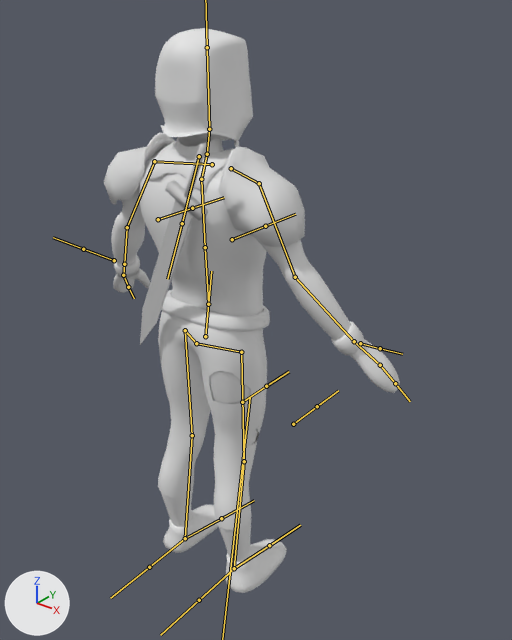
Renders of the FBX model Content/knightAnim/knightAnim.fbx from each side of a commit.
One viewpoint serves both versions: a 50 mm lens placed at (1.262, -1.361, 0.983), pointed at (0.0, 0.217, 0.005). The axes (+X, +Y, +Z) are drawn at lower left. The lights are the same throughout. The bones that bend it are drawn over the model as lines.

The first picture shows 'lowPolyKnight.001', 'sword'.
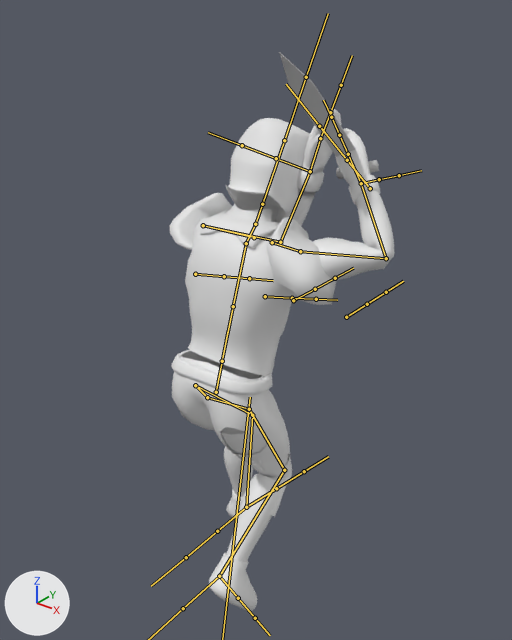
The newer file adds an action. The first version stands in its rest pose; the second is drawn at frame 11 of the action 'metarig.001|metarig.001|attackKnight.001'.

What differs and where, as boxes (x1, y1, x2, y2) in the pictures (512 x 640 px):
'lowPolyKnight.001', posed (24% narrower, 11% shorter): before (104, 28, 400, 593); after (170, 109, 395, 611)
'sword', posed: before (140, 144, 208, 345); after (279, 52, 379, 179)
bone 'spine.001', root to tip: before (205, 336) to (211, 271); after (216, 392) to (228, 330)
bone 'spine.002', root to tip: before (208, 304) to (205, 247); after (222, 361) to (233, 306)
bone 'spine.006', root to tip: before (209, 129) to (207, 47); after (262, 204) to (284, 140)
bone 'upper_arm.L', root to tip: before (154, 161) to (127, 227); after (203, 225) to (280, 242)
bone 'forearm.L', root to tip: before (127, 227) to (124, 264); after (280, 242) to (310, 171)
bone 'upper_arm.R', root to tip: before (259, 183) to (295, 277); after (300, 251) to (386, 258)
bone 'forearm.R', root to tip: before (295, 277) to (354, 341); after (386, 258) to (361, 183)
bone 'thigh.L', root to tip: before (185, 330) to (192, 435); after (195, 385) to (252, 415)
bone 'thigh.L.001.L', root to tip: before (192, 435) to (185, 538); after (252, 415) to (246, 507)
bone 'thigh.R', root to tip: before (241, 352) to (244, 461); after (249, 409) to (284, 470)
bone 'thigh.L.001.R', root to tip: before (244, 461) to (234, 568); after (284, 470) to (219, 576)
bone 'swordBone', root to tip: before (199, 156) to (182, 223); after (370, 188) to (347, 160)

The edits, one by one:
Bone 'spine.001' (bone_spine_001) moves from (0.0, 0.0, 0.0) to (0.001, -0.197, 0.074).
Bone 'spine.001' (bone_spine_001) turns from (0, 0, 0) to (9, 0, 0) degrees about its own x, y and z.
Bone 'spine.002' (bone_spine_002) turns from (0, 0, 0) to (12, 0, 0) degrees about its own x, y and z.
Bone 'spine.006' (bone_spine_006) turns from (0, 0, 0) to (11, 0, 0) degrees about its own x, y and z.
Bone 'upper_arm.L' (bone_upper_arm_l) turns from (0, 0, 0) to (36, 54, -90) degrees about its own x, y and z.
Bone 'forearm.L' (bone_forearm_l) turns from (0, 0, 0) to (78, 47, 21) degrees about its own x, y and z.
Bone 'upper_arm.R' (bone_upper_arm_r) turns from (0, 0, 0) to (18, 29, -60) degrees about its own x, y and z.
Bone 'forearm.R' (bone_forearm_r) turns from (0, 0, 0) to (59, 45, -50) degrees about its own x, y and z.
Bone 'thigh.L' (bone_thigh_l) turns from (0, 0, 0) to (-56, 0, 0) degrees about its own x, y and z.
Bone 'thigh.L.001.L' (bone_thigh_l_001_l) turns from (0, 0, 0) to (44, 0, 0) degrees about its own x, y and z.
Bone 'thigh.R' (bone_thigh_r) turns from (0, 0, 0) to (-37, 0, 0) degrees about its own x, y and z.
Bone 'thigh.L.001.R' (bone_thigh_l_001_r) turns from (0, 0, 0) to (78, 0, 0) degrees about its own x, y and z.
Bone 'swordBone' (bone_swordbone) moves from (0.0, 0.0, 0.0) to (0.432, 0.017, 0.4).
Bone 'swordBone' (bone_swordbone) turns from (0, 0, 0) to (-133, 50, -10) degrees about its own x, y and z.
